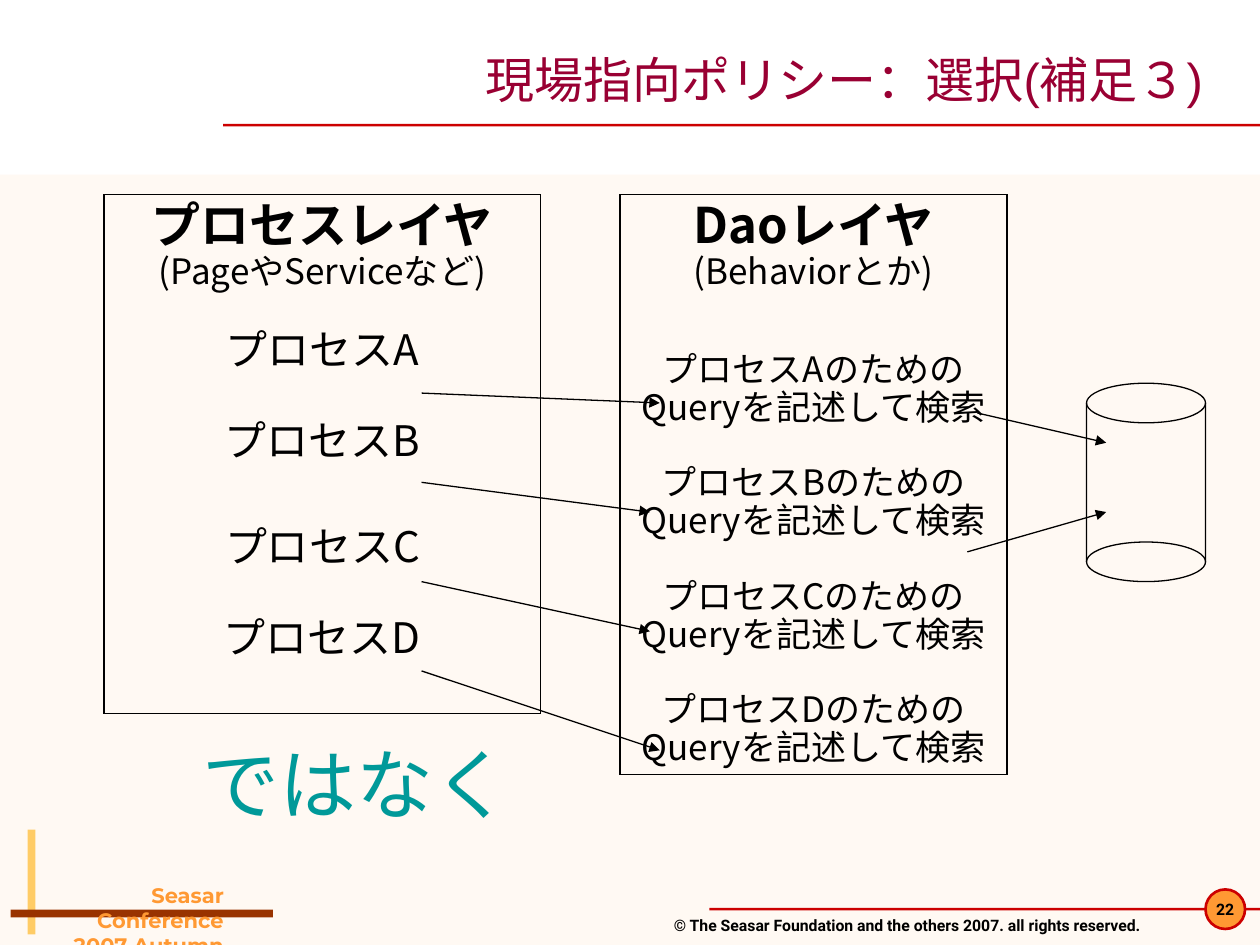
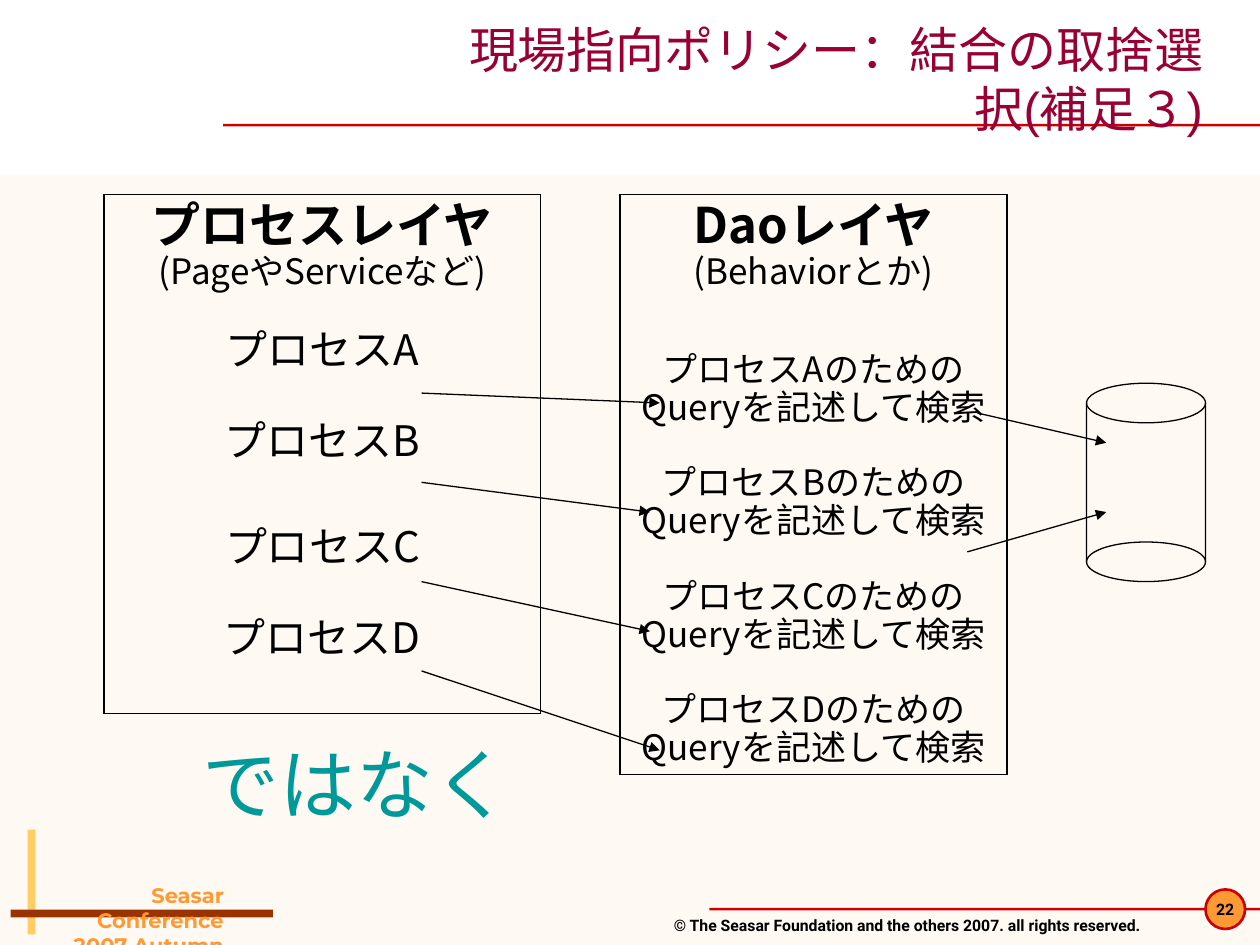
Before and after one commit to seasarorg/dbflute, a slide deck: slide 22 of dbflute/etc/doc/pres/sc2007a_2-DBFlute.ppt. Drawn at 1260x945 pixels with LibreOffice and Linux fonts; fonts in the diff are those of the drawing; background and template pictures are left out. Boxes give left, top, right and bottom in pixels: in the first picture for what was removed or moved away, otherwise in the second. Text is boxed around its words. In the diff, an @@ line names an element or a change of style, - is before the commit and + after.

```diff
--- a/dbflute/etc/doc/pres/sc2007a_2-DBFlute.ppt
+++ b/dbflute/etc/doc/pres/sc2007a_2-DBFlute.ppt
@@ title at bbox=[469, 26, 1203, 137]: text changed @@
-現場指向ポリシー：選択(補足３)
+現場指向ポリシー：結合の取捨選択(補足３)
```
Also in this commit, not shown: 17 other slides changed, 4 other files.
